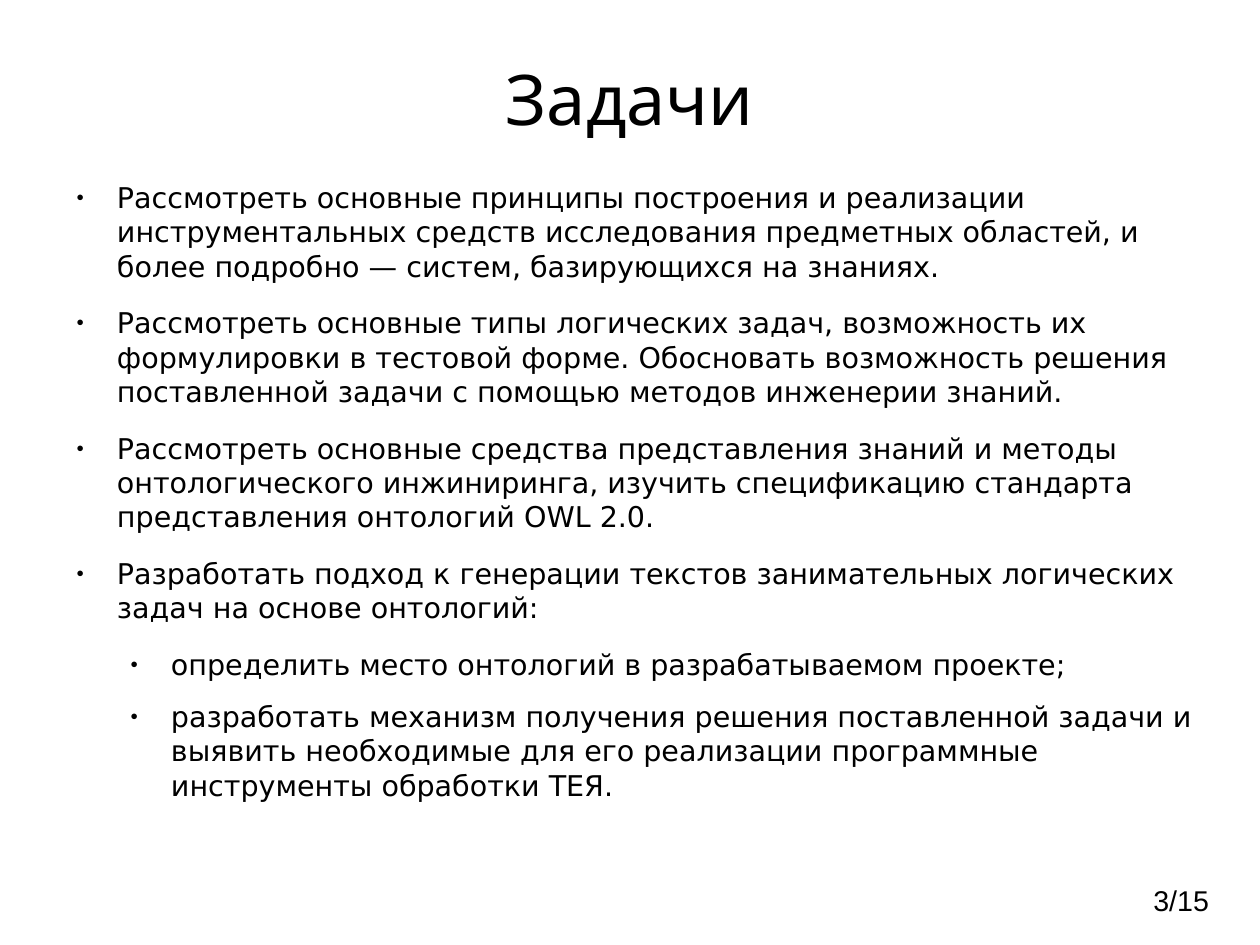
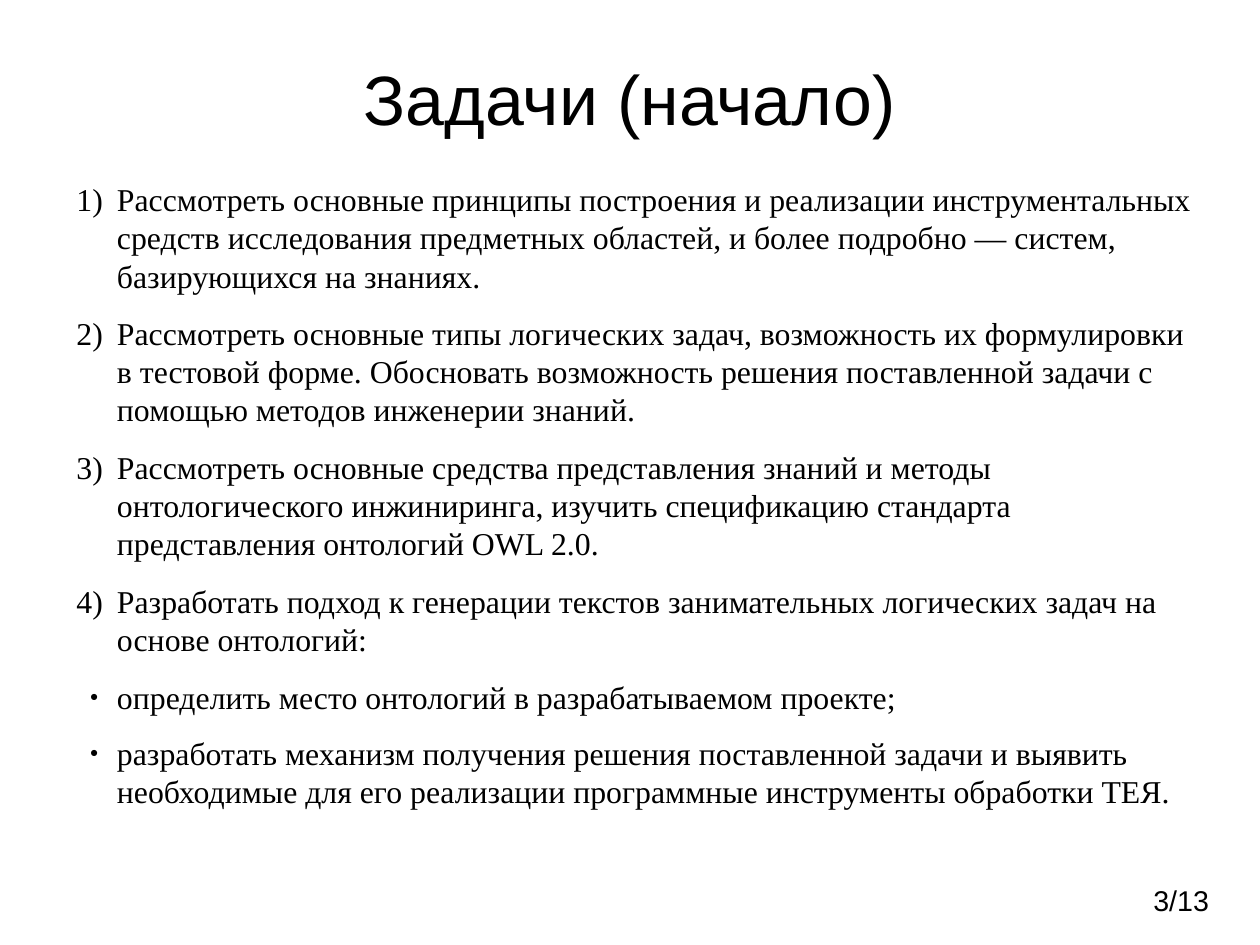
Before and after one commit to vinni-au/l-gen, a slide deck: slide 3 of Презентация.odp. Drawn at 1260x945 pixels with LibreOffice and Linux fonts; fonts in the diff are those of the drawing. Boxes give left, top, right and bottom in pixels: in the first picture for what was removed or moved away, otherwise in the second. Text is boxed around its words. In the diff, an @@ line names an element or a change of style, - is before the commit and + after.

```diff
--- a/Презентация.odp
+++ b/Презентация.odp
@@ title at box(364, 74, 895, 138): text changed; font Comic Neue to Arial @@
-Задачи
+Задачи (начало)
@@ text "Рассмотреть основные принципы построения и ..." at box(117, 190, 1191, 809): size 18 to 20 pt, font DejaVu Sans to Times New Roman; bullet ● to 1); less space between paragraphs; indent changed @@
@@ page number at box(1153, 890, 1209, 912): text changed @@
-3/15
+3/13
```
Also in this commit, not shown: 11 other slides changed, 1 slide added, 3 slides removed.
